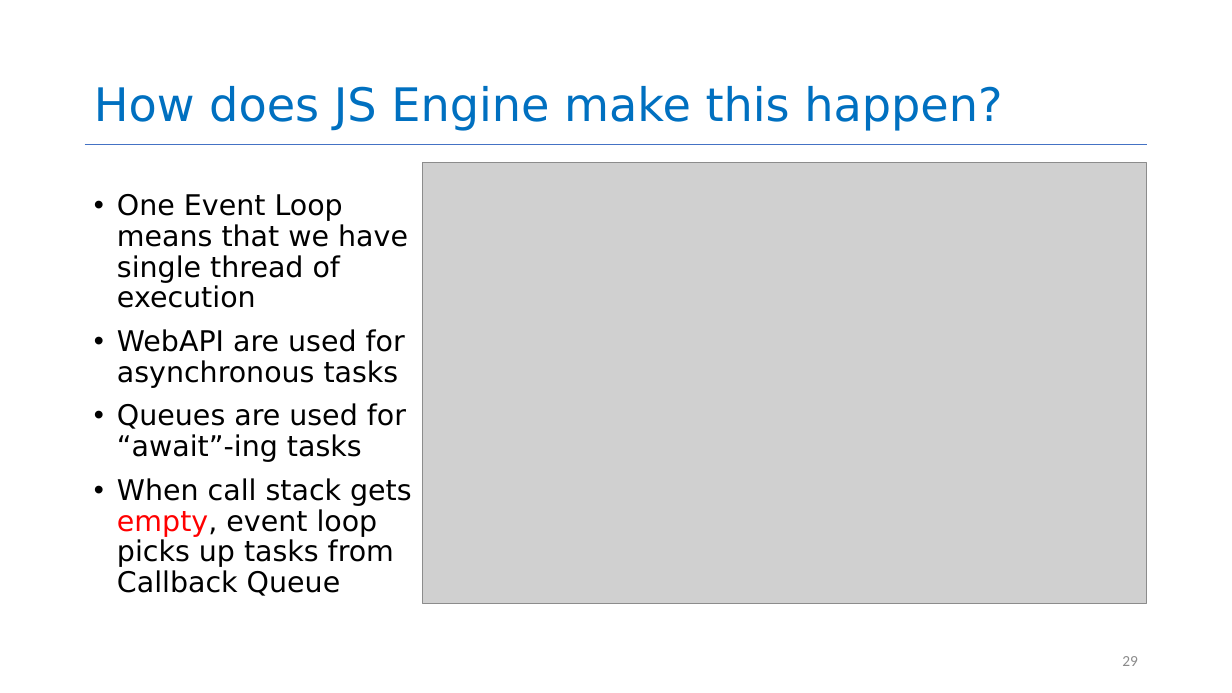
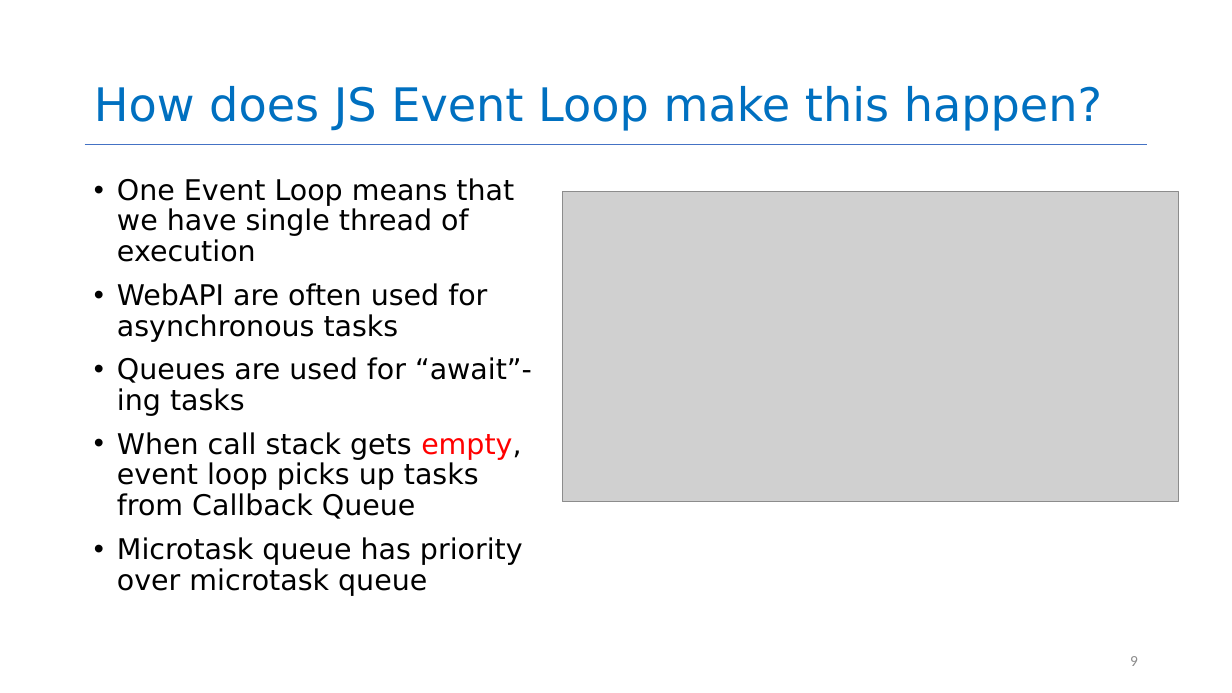
Before and after one commit to neu-se/CS4530-Summer-2026, a slide deck: slide 9 of Slides/Module 08 Concurrency Patterns in Typescript.pptx (slide 29 before the commit). Drawn at 1232x693 pixels with LibreOffice and Linux fonts; fonts in the diff are those of the drawing; grey boxes stand for pictures. Boxes give left, top, right and bottom in pixels: in the first picture for what was removed or moved away, otherwise in the second. Text is boxed around its words. In the diff, an @@ line names an element or a change of style, - is before the commit and + after.

Commit message:
tweaked async slides with new examples

```diff
--- a/Slides/Module 08 Concurrency Patterns in Typescript.pptx
+++ b/Slides/Module 08 Concurrency Patterns in Typescript.pptx
@@ title at (94, 86, 1102, 131): text changed @@
-How does JS Engine make this happen?
+How does JS Event Loop make this happen?
@@ text "One Event Loop means that ...": place and size @@
-text "One Event Loop means that ..." at (117, 194, 412, 596)
+text "One Event Loop means that ..." at (117, 178, 532, 596)
@@ picture: place and size @@
-picture at (422, 163, 1146, 604)
+picture at (562, 191, 1177, 502)
@@ text at (117, 283, 487, 342): text changed @@
-• WebAPI are used for asynchronous tasks
+• WebAPI are often used for asynchronous tasks
@@ text at (117, 537, 523, 596): paragraph added @@
+• Microtask queue has priority over microtask queue
@@ page number at (1130, 656, 1138, 666): text changed @@
-29
+9
```
Also in this commit, not shown: 5 other slides changed, 6 slides added, 1 other file.
